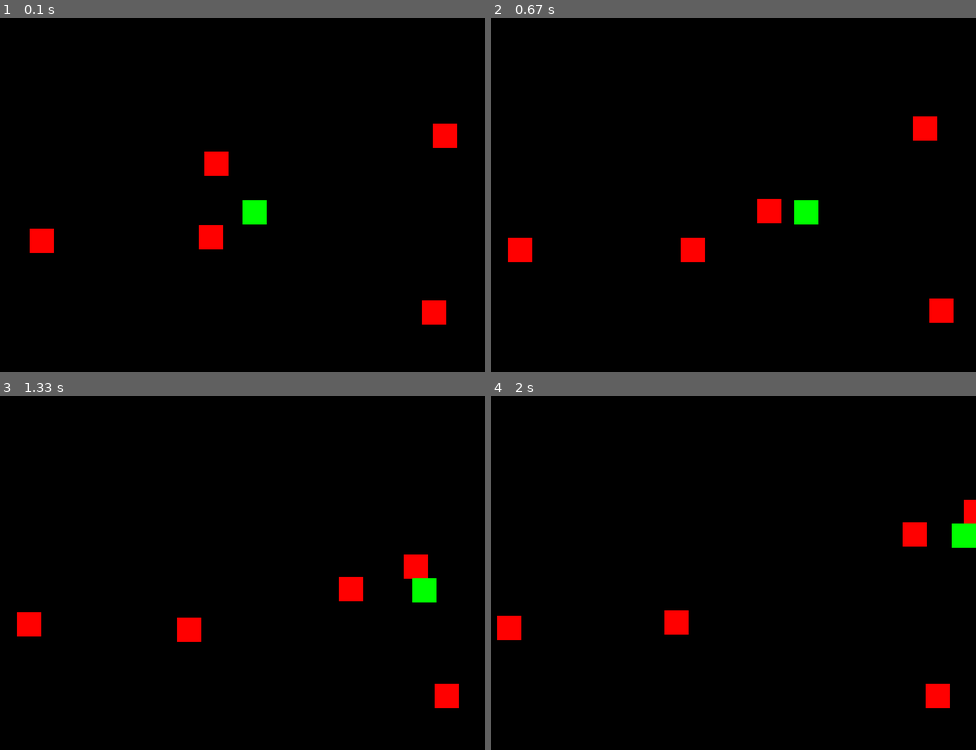
Above: before the commit, frames 1-4 (two rows, left to right).
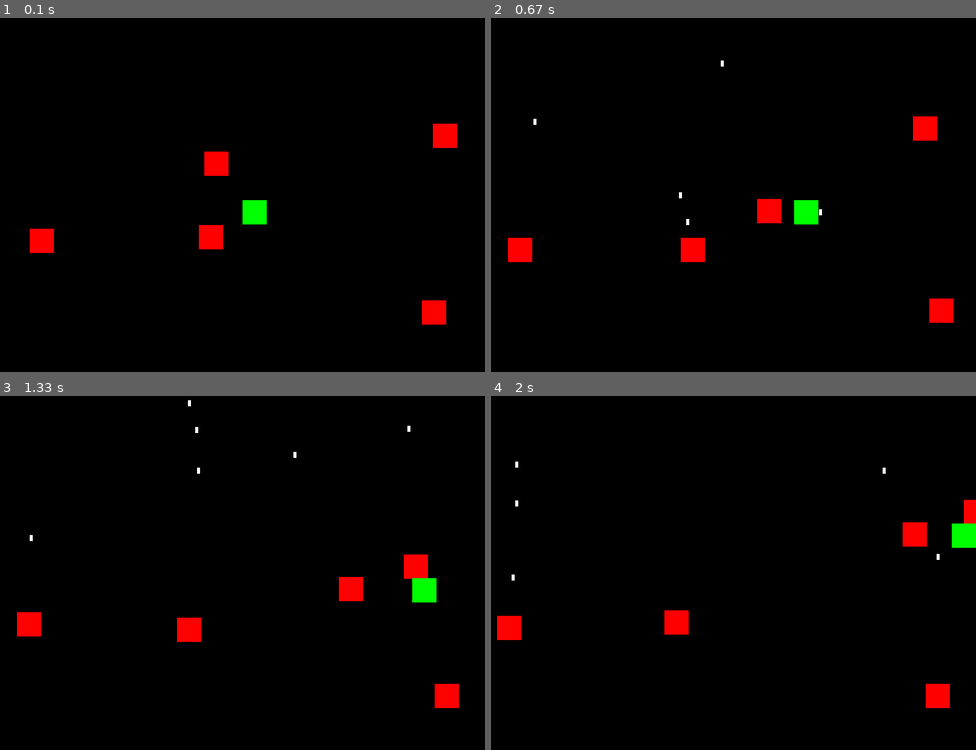
Above: after the commit, the same moments.

Repository: aknim/pygame-tank-battle
Game: pygame game, started from tank_battle.py
Two runs of this game, one before a commit and one after it. Both use one fixed random seed, a clock stepped at 60 frames per second and the inputs below.
Inputs:
- Up to frame 1 (0.1 s): no input
- Up to frame 2 (0.67 s): hold Space from 0.33 s (still down); hold Right from 0.33 s (still down)
- Up to frame 3 (1.33 s): release Space at 0.8 s; release Right at 0.8 s; hold Right 0.83-1.3 s
- Up to frame 4 (2 s): hold Up 1.33-1.63 s; hold Right from 1.67 s (still down)

Frame 1 is identical in both runs. In frame 2, less than 0.1% of the frame differs, in the area x 8-69%, y 12-59%; in frame 3, less than 0.1%, in the area x 6-85%, y 1-41%; in frame 4, less than 0.1%.

Commit message:
Day 1.4 20x1 #2 Added shooting

Diff:
--- a/tank_battle.py
+++ b/tank_battle.py
@@ -12,6 +12,7 @@
 
 TANK_COLOR = (0, 255, 0) # Green
 BLACK = (0, 0, 0)
+WHITE = (255, 255, 255)
 ENEMY_COLOR = (255, 0, 0) # Red
 
 ENEMY_COUNT = 5
@@ -29,19 +30,42 @@
         self.height = TANK_HEIGHT
         self.color = TANK_COLOR
         self.speed = 5
+        self.direction = 'up'
+        self.bullets = []
+        self.last_shot_time = 0
+        self.shoot_delay = 500
 
     def move(self, keys):
         if keys[pygame.K_UP] and self.y > 0:
             self.y -= self.speed
+            self.direction = 'up'
         if keys[pygame.K_DOWN] and self.y < SCREEN_HEIGHT - self.height:
             self.y += self.speed
+            self.direction = 'down'
         if keys[pygame.K_LEFT] and self.x > 0:
             self.x -= self.speed
+            self.direction = 'left'
         if keys[pygame.K_RIGHT] and self.x < SCREEN_WIDTH - self.width:
             self.x += self.speed
+            self.direction = 'right'
+
+    def shoot(self):
+        current_time = pygame.time.get_ticks()
+        if current_time - self.last_shot_time > self.shoot_delay:
+            bullet = Bullet(self.x + self.width // 2 - 2, self.y + self.height // 2 - 5, self.direction)
+            self.bullets.append(bullet) # Add bullet to the list
+            self.last_shot_time = current_time
 
     def draw(self):
         pygame.draw.rect(screen, self.color, (self.x, self.y, self.width, self.height))
+        for bullet in self.bullets:
+            bullet.move()
+            bullet.draw()
+
+    def check_bullet_out_of_bounds(self):
+        self.bullets = [bullet for bullet in self.bullets if
+                        0 <= bullet.x <= SCREEN_WIDTH and
+                        0 <= bullet.y <= SCREEN_HEIGHT]
 
 class EnemyTank:
     def __init__(self, x, y):
@@ -51,6 +75,13 @@
         self.height = TANK_HEIGHT
         self.color = ENEMY_COLOR
         self.speed = 3 # slower than the player
+        self.direction = 'down'
+        self.bullets = []
+
+    def shoot(self):
+        if random.randint(1, 60) == 1:
+            bullet = Bullet(self.x + self.width // 2 - 2, self.y + self.height // 2 - 5, 'up')
+            self.bullets.append(bullet)
 
     def move_randomly(self):
         direction = random.choice(['up', 'down', 'left', 'right'])
@@ -97,7 +128,37 @@
 
     def draw(self):
         pygame.draw.rect(screen, self.color, (self.x, self.y, self.width, self.height))
-
+        for bullet in self.bullets:
+            bullet.move()
+            bullet.draw()
+
+    def check_bullet_out_of_bounds(self):
+        self.bullets = [bullet for bullet in self.bullets if
+                        0 <= bullet.x <= SCREEN_WIDTH
+                        and 0 <= bullet.y <= SCREEN_HEIGHT]
+
+class Bullet:
+    def __init__(self, x, y, direction):
+        self.x = x
+        self.y = y
+        self.width = 5
+        self.height = 10
+        self.color = WHITE
+        self.speed = 7
+        self.direction = direction
+
+    def move(self):
+        if self.direction == 'up':
+            self.y -= self.speed
+        elif self.direction == 'down':
+            self.y += self.speed
+        elif self.direction == 'left':
+            self.x -= self.speed
+        elif self.direction == 'right':
+            self.x += self.speed
+
+    def draw(self):
+        pygame.draw.rect(screen, self.color, (self.x, self.y, self.width, self.height))
 
 # Main game loop
 def main():
@@ -120,17 +181,26 @@
         # Check for player input
         keys = pygame.key.get_pressed()
         player_tank.move(keys)
+
+        if keys[pygame.K_SPACE]:
+            player_tank.shoot()
 
         # Move and draw each enemy tank
         for enemy in enemy_tanks:
             # enemy.move_randomly()
             # enemy.move_towards_player(player_tank.x, player_tank.y, enemy_tanks)
             enemy.move_locally(player_tank.x, player_tank.y, enemy_tanks)
+            enemy.shoot()
             enemy.draw()
 
         # Draw player tank
         player_tank.draw()
 
+        # Remove bullets that are out of bounds
+        player_tank.check_bullet_out_of_bounds()
+        for enemy in enemy_tanks:
+            enemy.check_bullet_out_of_bounds()
+
         pygame.display.update()
         clock.tick(60) # 60 frames per second
 
